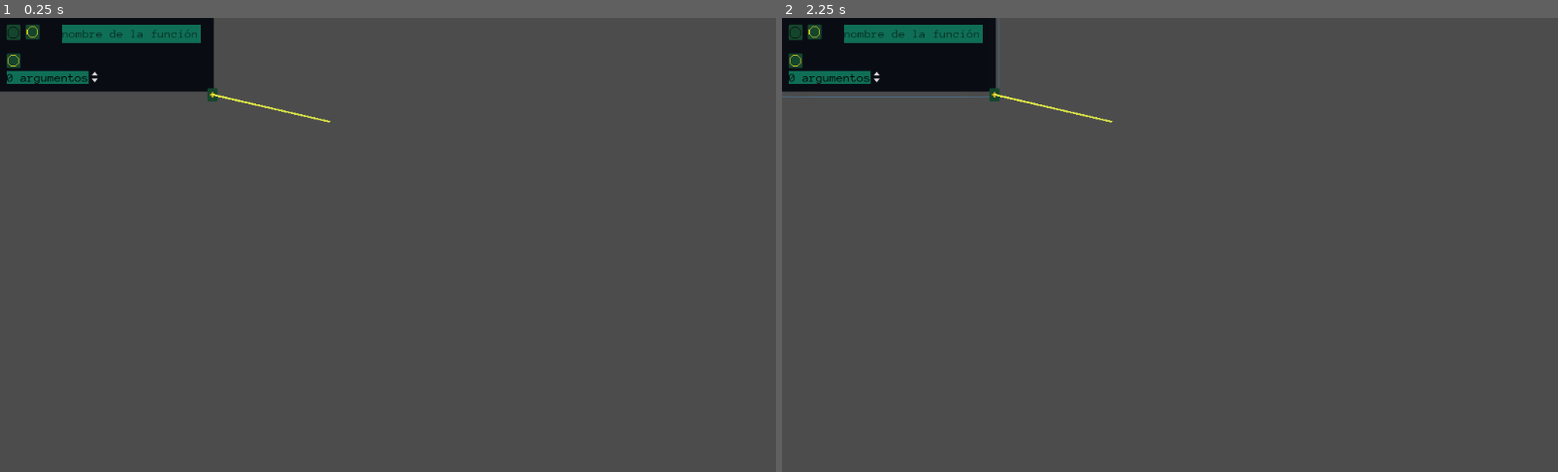
Above: before the commit, frames 1-2 (left to right).
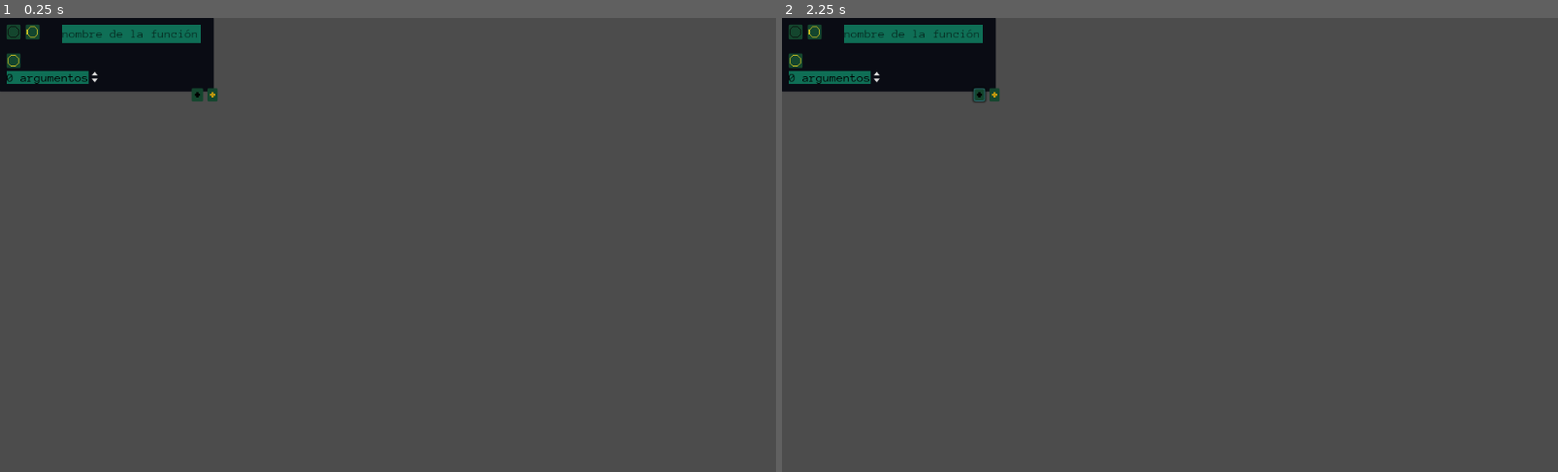
Above: after the commit, the same moments.

Repository: AndresDavidCalderon/desfilosofador
Game: Godot game, scene res://blueprints/blocks/function.tscn
Same seed, same stepped clock (60 frames per second), same inputs: the game is played once before the commit and once after it. This scene is started directly instead of the project's main scene.
Inputs (mouse positions are in pixels of both pictures, inside the frame that each line leads up to):
- Up to frame 1 (0.25 s): no input
- Up to frame 2 (2.25 s): click (797, 58) at 0.52 s; click (797, 31) at 1.25 s; click (976, 95) at 2.02 s

The runs differ from the first frame. In frame 1, 0.1% of the frame differs, in the area x 0-43%, y 1-24%; in frame 2, 0.2%, in the area x 0-43%, y 0-24%.
Error before the commit: Invalid get index 'selectedset' (on base: 'Viewport'). (res://blueprints/blocks/reciever.gd:10)
Error after the commit: Invalid get index 'selected' (on base: 'Viewport'). (res://blueprints/blocks/reciever.gd:11)

Commit message:
event connections

Diff:
--- a/blueprints/blocks/function.tscn
+++ b/blueprints/blocks/function.tscn
@@ -1,12 +1,13 @@
-[gd_scene load_steps=6 format=2]
+[gd_scene load_steps=7 format=2]
 
 [ext_resource path="res://blueprints/blocks/function.gd" type="Script" id=1]
 [ext_resource path="res://blueprints/connection/value/output.tscn" type="PackedScene" id=2]
 [ext_resource path="res://blueprints/bluetheme.tres" type="Theme" id=3]
 [ext_resource path="res://blueprints/connection/value/reciever.tscn" type="PackedScene" id=4]
-[ext_resource path="res://blueprints/connection/event/eventget.tscn" type="PackedScene" id=5]
+[ext_resource path="res://blueprints/connection/event/reciever.tscn" type="PackedScene" id=5]
+[ext_resource path="res://blueprints/connection/event/sender.tscn" type="PackedScene" id=6]
 
-[node name="blockbase" type="Panel"]
+[node name="func" type="Panel"]
 anchor_left = 0.178
 anchor_top = 0.115
 anchor_right = 0.178
@@ -41,7 +42,7 @@
 margin_left = -6.59
 margin_top = -4.0
 margin_right = 6.41
-margin_bottom = 12.0
+margin_bottom = 13.0
 hint_tooltip = "the function´s return"
 
 [node name="funcname" type="LineEdit" parent="."]
@@ -82,6 +83,10 @@
 toblock = NodePath("../..")
 
 [node name="event" parent="." instance=ExtResource( 5 )]
+margin_left = 9.0
+margin_top = 9.0
+margin_right = 27.0
+margin_bottom = 28.0
 hint_tooltip = "when to execute
 "
 
@@ -94,6 +99,16 @@
 [node name="icon" parent="reciever" index="0"]
 hint_tooltip = "the function´s executer."
 
+[node name="sender" parent="." instance=ExtResource( 6 )]
+anchor_left = 1.0
+anchor_top = 1.0
+anchor_right = 1.0
+anchor_bottom = 1.0
+margin_left = -29.4166
+margin_top = -4.0
+margin_right = -14.4166
+margin_bottom = 13.0
+
 [connection signal="button_down" from="select" to="." method="_on_select_button_down"]
 [connection signal="button_up" from="select" to="." method="_on_select_button_up"]
 
--- a/blueprints/blocks/reciever.gd
+++ b/blueprints/blocks/reciever.gd
@@ -1,5 +1,6 @@
 extends Button
 export(NodePath) var toblock=".."
+export(String) var selectname
 var block:blockbase
 var target:Button
 func _ready():
@@ -7,7 +8,7 @@
 		block=get_node(toblock)
 
 func _pressed():
-	if block.base.selectedset==null:
-		block.base.selectedget=self
+	if block.base.selected[selectname]["out"]==null:
+		block.base.selected[selectname]["in"]=self
 	else:
-		block.base.selectedset.connectto(self)
+		block.base.selected[selectname]["out"].connectto(self)
--- a/blueprints/connection/event/eventget.gd
+++ /dev/null
@@ -1 +0,0 @@
-extends Button
--- a/blueprints/connection/event/eventget.tscn
+++ /dev/null
@@ -1,24 +0,0 @@
-[gd_scene load_steps=3 format=2]
-
-[ext_resource path="res://blueprints/connection/event/eventget.gd" type="Script" id=1]
-[ext_resource path="res://blueprints/connection/reciever.png" type="Texture" id=2]
-
-[node name="event" type="Button"]
-margin_left = 9.0
-margin_top = 9.0
-margin_right = 27.0
-margin_bottom = 29.0
-script = ExtResource( 1 )
-__meta__ = {
-"_edit_use_anchors_": false
-}
-
-[node name="icon" type="TextureRect" parent="."]
-modulate = Color( 0.0666667, 0.0431373, 0.0431373, 1 )
-anchor_right = 1.0
-anchor_bottom = 1.0
-texture = ExtResource( 2 )
-stretch_mode = 4
-__meta__ = {
-"_edit_use_anchors_": false
-}
--- /dev/null
+++ b/blueprints/connection/event/reciever.tscn
@@ -0,0 +1,9 @@
+[gd_scene load_steps=2 format=2]
+
+[ext_resource path="res://blueprints/connection/value/reciever.tscn" type="PackedScene" id=1]
+
+[node name="reciever" instance=ExtResource( 1 )]
+selectname = "event"
+
+[node name="icon" parent="." index="0"]
+modulate = Color( 0.0392157, 0.0392157, 0.0392157, 1 )
--- /dev/null
+++ b/blueprints/connection/event/sender.tscn
@@ -0,0 +1,13 @@
+[gd_scene load_steps=2 format=2]
+
+[ext_resource path="res://blueprints/connection/value/output.tscn" type="PackedScene" id=1]
+
+[node name="sender" instance=ExtResource( 1 )]
+connectname = "event"
+
+[node name="icon" parent="." index="0"]
+modulate = Color( 0, 0, 0, 1 )
+
+[node name="line" parent="." index="1"]
+points = PoolVector2Array( 0, 0, 0, 0 )
+default_color = Color( 0.239216, 0.105882, 0.105882, 1 )
--- a/blueprints/connection/value/output.gd
+++ b/blueprints/connection/value/output.gd
@@ -1,5 +1,6 @@
 extends Button
 export(NodePath) var toblock=".."
+export(String) var connectname
 signal needsvalue
 var block:blockbase
 var value
@@ -12,14 +13,14 @@
 	if block==null:
 		block=get_node(toblock)
 func _pressed():
-	if block.base.selectedget==null:
-		block.base.selectedset=self
+	if block.base.selected[connectname]["in"]==null:
+		block.base.selected[connectname]["out"]=self
 	else:
-		connectto(block.base.selectedget)
+		connectto(block.base.selected[connectname]["in"])
 func connectto(to:Button):
 	if to.block!=block:
 		target=to
-		block.base.selectedset=null
-		block.base.selectedget=null
+		block.base.selected[connectname]["out"]=null
+		block.base.selected[connectname]["in"]=null
 	else:
 		globals.popuper.popup("you cant connect 2 signals within the same block")
--- a/blueprints/connection/value/output.tscn
+++ b/blueprints/connection/value/output.tscn
@@ -15,6 +15,7 @@
 __meta__ = {
 "_edit_use_anchors_": false
 }
+connectname = "value"
 
 [node name="icon" type="TextureRect" parent="."]
 modulate = Color( 0.752941, 0.596078, 0.0627451, 1 )
@@ -33,7 +34,8 @@
 }
 
 [node name="line" type="Line2D" parent="."]
-points = PoolVector2Array( 161.534, 44.2431, 5.33337, 8.063 )
+z_index = 1
+points = PoolVector2Array( 0, 0, 0, 0 )
 width = 4.0
 width_curve = SubResource( 1 )
 default_color = Color( 0.870588, 0.905882, 0.278431, 1 )
--- a/blueprints/connection/value/reciever.tscn
+++ b/blueprints/connection/value/reciever.tscn
@@ -11,6 +11,7 @@
 __meta__ = {
 "_edit_use_anchors_": false
 }
+selectname = "value"
 
 [node name="icon" type="TextureRect" parent="."]
 modulate = Color( 0.827451, 0.768627, 0.137255, 1 )
--- a/blueprints/editor.tscn
+++ b/blueprints/editor.tscn
@@ -34,6 +34,7 @@
 usage = 0
 render_target_update_mode = 3
 script = ExtResource( 2 )
+connections = PoolStringArray( "value", "event" )
 
 [node name="camera" type="Camera2D" parent="view/workspace" index="0"]
 current = true
--- a/blueprints/workspace.gd
+++ b/blueprints/workspace.gd
@@ -1,9 +1,10 @@
 extends Viewport
-var selectedget:Button
-var selectedset:Button
-var selectedevent:Button
-var selectedping:Button
-
+var selected={}
+export(PoolStringArray) var connections
+func _ready():
+	_on_window_visibility_changed()
+	for i in connections:
+		selected[i]={"in":null,"out":null}
 
 func _on_value_pressed():
 	addblock(preload("res://blueprints/blocks/value.tscn").instance())
--- a/reader/reader.tscn
+++ b/reader/reader.tscn
@@ -14,6 +14,7 @@
 [ext_resource path="res://UI/font/uismall.tres" type="DynamicFont" id=12]
 [ext_resource path="res://reader/tools/tools.gd" type="Script" id=13]
 [ext_resource path="res://reader/settings.gd" type="Script" id=14]
+[ext_resource path="res://filters/filteronfind.gd" type="Script" id=15]
 [ext_resource path="res://UI/search.png" type="Texture" id=16]
 [ext_resource path="res://UI/settings.png" type="Texture" id=17]
 
@@ -322,6 +323,9 @@
 rect_scale = Vector2( 0.898282, 0.898282 )
 theme = SubResource( 12 )
 custom_styles/panel = SubResource( 7 )
+scriptonfound = {
+"filter": ExtResource( 15 )
+}
 
 [node name="center" type="Node2D" parent="."]
 position = Vector2( 509.944, 282.705 )
Not shown: 1 places in reader/reader.tscn that only renumber resources
